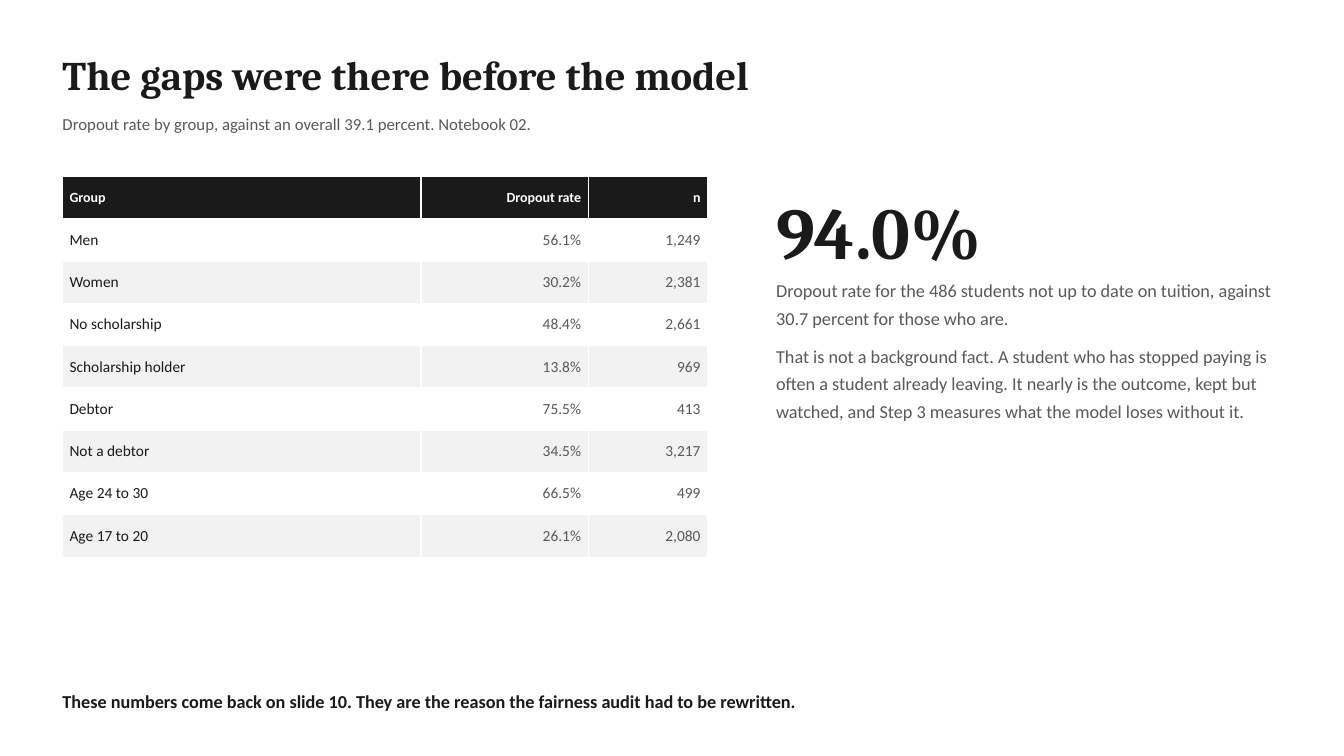
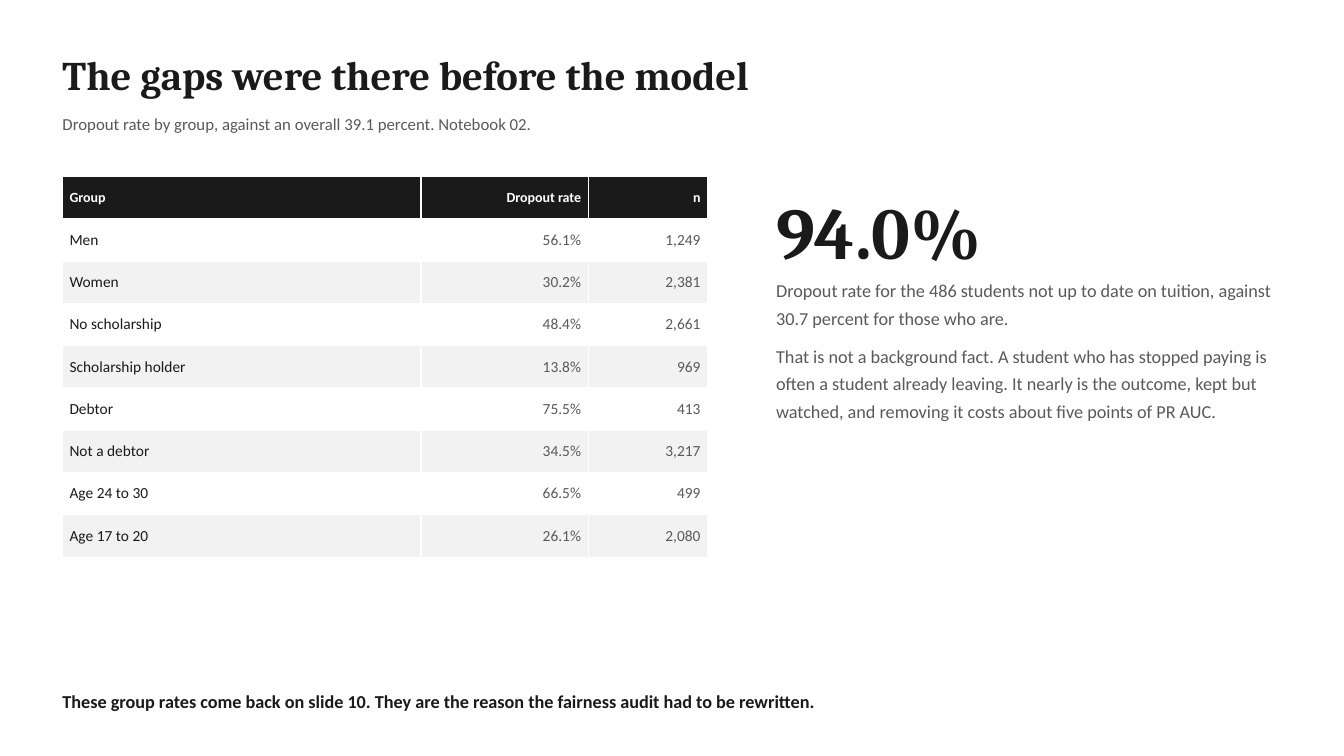
Before and after one commit to jeryldev/pgdaiml-capstone, a slide deck: slide 3 of presentations/technical.pptx. Drawn at 1344x756 pixels with LibreOffice and Linux fonts; fonts in the diff are those of the drawing. Boxes give left, top, right and bottom in pixels: in the first picture for what was removed or moved away, otherwise in the second. Text is boxed around its words. In the diff, an @@ line names an element or a change of style, - is before the commit and + after.

Commit message:
fix: reconcile shipped model across artifacts and close review gaps

```diff
--- a/presentations/technical.pptx
+++ b/presentations/technical.pptx
@@ text at bbox=[776, 350, 1266, 421]: text changed @@
-That is not a background fact. A student who has stopped paying is often a student already leaving. It nearly is the outcome, kept but watched, and Step 3 measures what the model loses without it.
+That is not a background fact. A student who has stopped paying is often a student already leaving. It nearly is the outcome, kept but watched, and removing it costs about five points of PR AUC.
@@ text at bbox=[62, 695, 814, 711]: text changed @@
-These numbers come back on slide 10. They are the reason the fairness audit had to be rewritten.
+These group rates come back on slide 10. They are the reason the fairness audit had to be rewritten.
```
Also in this commit, not shown: 4 other slides changed, 10 other files.
